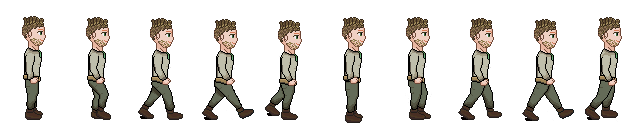
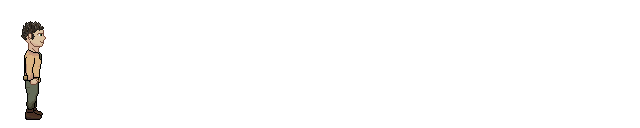
Layered file, before and after one edit (640 x 128). Changes by layer:
added layer "emil lee" above "Pasted Layer #10" over (x1=21, y1=21, x2=46, y2=120)
hid "Pasted Layer" over (x1=22, y1=16, x2=622, y2=123)
